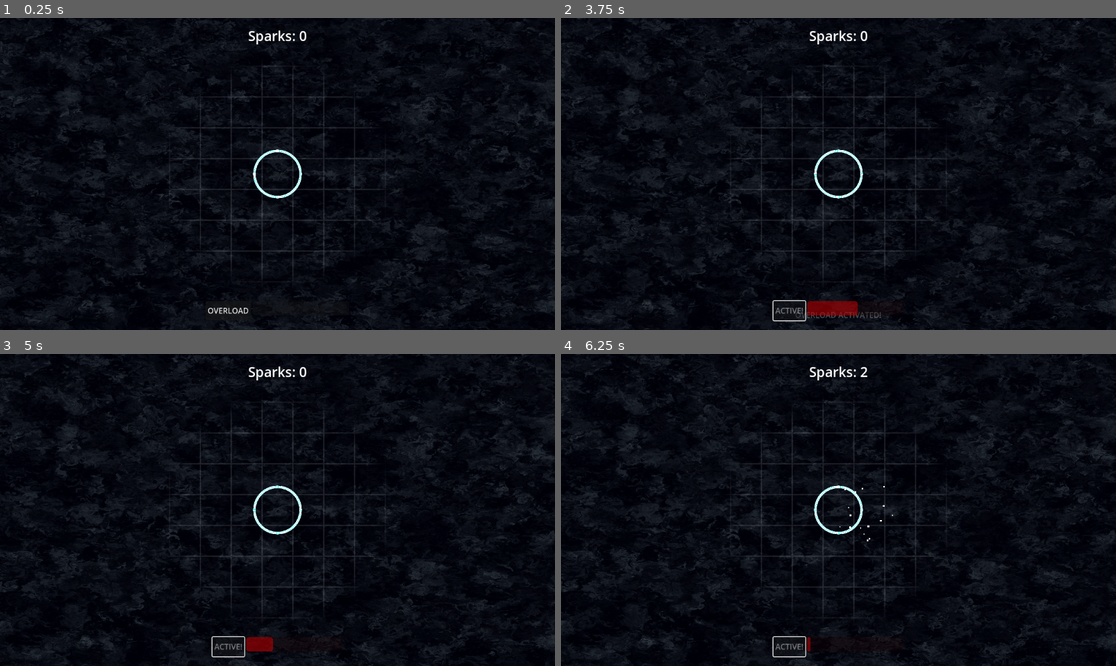
Above: before the commit, frames 1-4 (two rows, left to right).
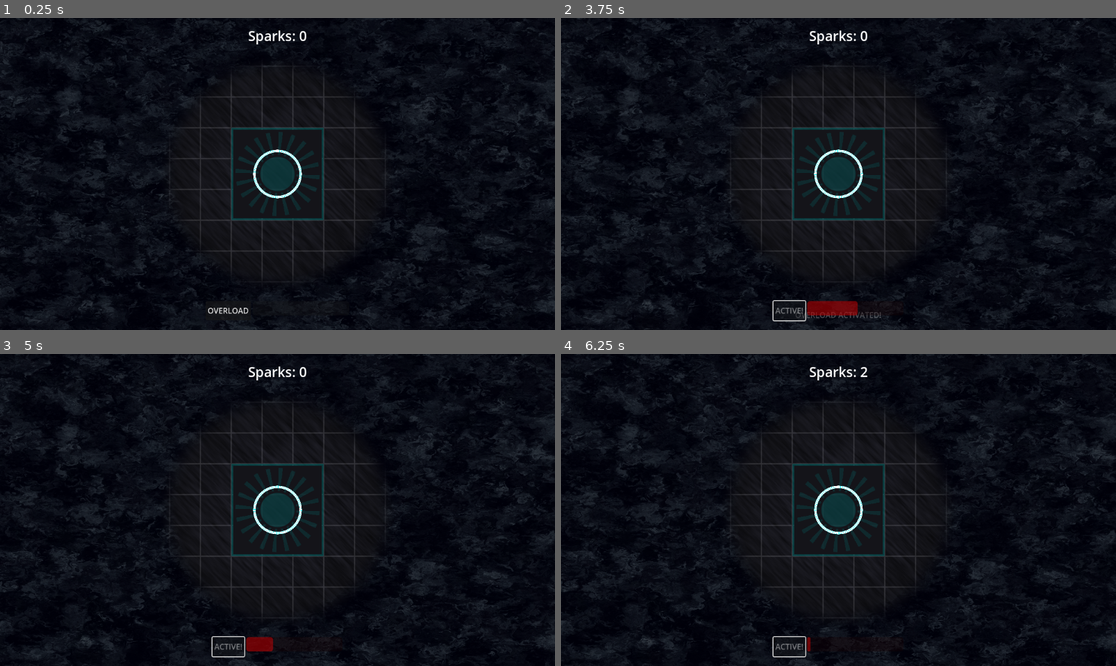
Above: after the commit, the same moments.

Repository: VexingVoxel/prismatica
Game: Godot game, scene res://game/scenes/main.tscn
Two runs of this game, one before a commit and one after it. Both use one fixed random seed, a clock stepped at 60 frames per second and the inputs below.
Inputs (mouse positions are in pixels of both pictures, inside the frame that each line leads up to):
- Up to frame 1 (0.25 s): no input
- Up to frame 2 (3.75 s): tap Enter at 0.5 s; move the mouse to (960, 158) at 0.52 s; click (960, 158) at 0.67 s; click "OVERLOAD" at 1.25 s; move the mouse to (727, 189) at 2.02 s; click (727, 189) at 2.17 s; move the mouse to (894, 105) at 2.77 s; click (894, 105) at 2.92 s; move the mouse to (810, 236) at 3.52 s; click (810, 236) at 3.67 s
- Up to frame 3 (5 s): move the mouse to (444, 556) at 4.27 s; click (444, 556) at 4.42 s
- Up to frame 4 (6.25 s): move the mouse to (672, 463) at 5.02 s; click (672, 463) at 5.17 s; move the mouse to (866, 510) at 5.77 s; click (866, 510) at 5.92 s

The runs differ from the first frame. In frame 1, 1.7% of the frame differs, in the area x 32-67%, y 21-80%; in frame 2, 1.7%; in frame 3, 1.7%; in frame 4, 1.7%, in the area x 31-67%, y 21-80%.

Commit message:
feat(visuals): Implement 'Reality Stabilization' visual system
Transforms the environment into a buildable 'Reality' vs unbuildable 'Void'.

Key Changes:
- **Floor Reveal:** Implemented 'floor_reveal.gdshader' which renders a textured Dark Carbon floor. It uses a deterministic shader array to mask visibility based on distance to structures (Fog of War).
- **Grid Lines:** Updated 'grid_lines.gdshader' to use the same masking logic, creating glowing grout lines embedded in the floor.
- **Core Base:** Added a 'reactor_floor.gdshader' generating a procedural vent/plate pattern under the Core, anchoring it visually.
- **Lighting:** Replaced the unreliable 2D Lighting Engine approach with a robust Shader Uniform Array ('light_sources') managed by 'GridView'. This ensures 100% reliable reveal of the floor/grid around new structures.
- **Polish:** Tuned fog colors, floor texture contrast, and enabled Bloom/HDR in WorldEnvironment for neon aesthetics.
- **Cleanup:** Removed obsolete 'PointLight2D' and 'CanvasModulate' logic.

Diff:
--- /dev/null
+++ b/godot/assets/shaders/floor_reveal.gdshader
@@ -0,0 +1,80 @@
+shader_type canvas_item;
+
+uniform vec4 floor_color : source_color = vec4(0.15, 0.15, 0.18, 1.0);
+uniform float grid_size = 64.0;
+
+// Lighting
+const int MAX_LIGHTS = 64;
+uniform vec2 light_sources[MAX_LIGHTS];
+uniform int light_count = 0;
+uniform float light_radius = 250.0;
+uniform float light_falloff = 50.0;
+
+// Simple Hash
+float hash(vec2 p) {
+    p = fract(p * vec2(123.34, 456.21));
+    p += dot(p, p + 45.32);
+    return fract(p.x * p.y);
+}
+
+// 2D Noise
+float noise(vec2 p) {
+    vec2 i = floor(p);
+    vec2 f = fract(p);
+    f = f * f * (3.0 - 2.0 * f);
+    float res = mix(mix(hash(i + vec2(0, 0)), hash(i + vec2(1, 0)), f.x),
+                    mix(hash(i + vec2(0, 1)), hash(i + vec2(1, 1)), f.x), f.y);
+    return res;
+}
+
+// FBM
+float fbm(vec2 p) {
+    float v = 0.0;
+    float a = 0.5;
+    for (int i = 0; i < 3; i++) {
+        v += a * noise(p);
+        p *= 2.0;
+        a *= 0.5;
+    }
+    return v;
+}
+
+void fragment() {
+    // Manual World Pos calculation for ColorRect spanning -50000 to 50000
+    // UV is 0..1
+    vec2 world_pos = (UV * 100000.0) - 50000.0;
+
+    // 1. Calculate Light Mask
+    float light_mask = 0.0;
+    float max_intensity = 0.0;
+
+    for (int i = 0; i < MAX_LIGHTS; i++) {
+        if (i >= light_count) break;
+        float d = distance(world_pos, light_sources[i]);
+        float l = 1.0 - smoothstep(light_radius - light_falloff, light_radius, d);
+        light_mask += l;
+        // Track intensity for 'hot spots' (center of lights)
+        float intensity = 1.0 - smoothstep(0.0, light_radius, d);
+        max_intensity = max(max_intensity, intensity);
+    }
+    light_mask = clamp(light_mask, 0.0, 1.0);
+
+    // 2. Generate Texture (High Contrast Brushed Carbon)
+    vec2 uv = world_pos * 0.02; // Larger noise pattern
+    vec2 brushed_uv = vec2(uv.x + uv.y, uv.x - uv.y) * vec2(1.0, 8.0);
+    float texture_val = fbm(brushed_uv);
+
+    // 3. Base Material
+    // High contrast mix: Dark Pits vs Shinier Ridges
+    vec4 base = mix(floor_color * 0.5, floor_color * 1.8, texture_val);
+
+    // 4. Lighting Simulation
+    // Brighter lighting curve
+    vec4 lit_color = base * (0.8 + 0.4 * max_intensity);
+
+    // 5. Reveal
+    // Force solid alpha where mask is 1.0
+    lit_color.a = light_mask;
+
+    COLOR = lit_color;
+}
--- a/godot/assets/shaders/grid_lines.gdshader
+++ b/godot/assets/shaders/grid_lines.gdshader
@@ -6,7 +6,7 @@
 uniform float line_thickness = 1.0;
 
 // Lighting
-const int MAX_LIGHTS = 128;
+const int MAX_LIGHTS = 64;
 uniform vec2 light_sources[MAX_LIGHTS];
 uniform int light_count = 0;
 uniform float light_radius = 250.0;
--- /dev/null
+++ b/godot/assets/shaders/reactor_floor.gdshader
@@ -0,0 +1,39 @@
+shader_type canvas_item;
+
+uniform vec4 base_color : source_color = vec4(0.08, 0.08, 0.1, 1.0);
+uniform vec4 highlight_color : source_color = vec4(0.0, 0.4, 0.4, 0.5); // Dim Cyan
+
+void fragment() {
+    vec2 uv = UV;
+    vec2 center = vec2(0.5);
+    float dist = distance(uv, center);
+
+    // 1. Radial Vents
+    // atan gives angle. sin(angle * frequency) gives stripes.
+    float angle = atan(uv.y - 0.5, uv.x - 0.5);
+    float vents = step(0.5, sin(angle * 20.0)); // 20 spokes
+
+    // Restrict vents to a ring
+    float ring_mask = smoothstep(0.2, 0.21, dist) * (1.0 - smoothstep(0.45, 0.46, dist));
+
+    // 2. Central Plate
+    float plate_mask = 1.0 - smoothstep(0.18, 0.19, dist);
+
+    // 3. Outer Hex/Circuit Border
+    // Simple box border for now
+    float border_mask = step(0.48, max(abs(uv.x - 0.5), abs(uv.y - 0.5)));
+
+    // Combine
+    vec4 color = base_color;
+
+    // Add Vents
+    color = mix(color, highlight_color, vents * ring_mask * 0.3);
+
+    // Add Plate Glow
+    color = mix(color, highlight_color, plate_mask * 0.5);
+
+    // Add Border
+    color = mix(color, highlight_color, border_mask);
+
+    COLOR = color;
+}
--- a/godot/game/scenes/main.tscn
+++ b/godot/game/scenes/main.tscn
@@ -4,8 +4,9 @@
 [ext_resource type="PackedScene" uid="uid://d3m4n5p6q7r8" path="res://game/scenes/hud.tscn" id="2_hud"]
 [ext_resource type="Script" uid="uid://bp6kfotjn5ygi" path="res://game/scripts/views/grid_view.gd" id="3_grid_view"]
 [ext_resource type="Script" uid="uid://kwh4mli3cutu" path="res://game/scripts/vfx/camera_shake.gd" id="4_camera_shake"]
-[ext_resource type="Shader" path="res://assets/shaders/plasma_fog.gdshader" id="5_plasma"]
-[ext_resource type="Shader" path="res://assets/shaders/grid_lines.gdshader" id="6_grid_lines"]
+[ext_resource type="Shader" uid="uid://cilao36orpacg" path="res://assets/shaders/plasma_fog.gdshader" id="5_plasma"]
+[ext_resource type="Shader" uid="uid://dfibrrg77xqd0" path="res://assets/shaders/grid_lines.gdshader" id="6_grid_lines"]
+[ext_resource type="Shader" uid="uid://buq1rlr3mcr1s" path="res://assets/shaders/floor_reveal.gdshader" id="7_floor_reveal"]
 
 [sub_resource type="Environment" id="Environment_glow"]
 background_mode = 3
@@ -14,11 +15,9 @@
 glow_levels/2 = 1.0
 glow_levels/3 = 0.6
 glow_levels/5 = 0.4
-glow_intensity = 0.5
-glow_strength = 0.95
 glow_bloom = 0.5
 glow_blend_mode = 1
-glow_hdr_threshold = 0.5
+glow_hdr_threshold = 0.8
 glow_hdr_scale = 1.5
 
 [sub_resource type="ShaderMaterial" id="ShaderMaterial_plasma"]
@@ -28,22 +27,24 @@
 shader_parameter/speed = 0.25
 shader_parameter/tile_factor = 50.0
 
+[sub_resource type="ShaderMaterial" id="ShaderMaterial_floor"]
+shader = ExtResource("7_floor_reveal")
+shader_parameter/floor_color = Color(0.08, 0.08, 0.1, 1)
+shader_parameter/grid_size = 64.0
+shader_parameter/light_sources = PackedVector2Array(0, 0, 0, 0, 0, 0, 0, 0, 0, 0, 0, 0, 0, 0, 0, 0, 0, 0, 0, 0, 0, 0, 0, 0, 0, 0, 0, 0, 0, 0, 0, 0, 0, 0, 0, 0, 0, 0, 0, 0, 0, 0, 0, 0, 0, 0, 0, 0, 0, 0, 0, 0, 0, 0, 0, 0, 0, 0, 0, 0, 0, 0, 0, 0, 0, 0, 0, 0, 0, 0, 0, 0, 0, 0, 0, 0, 0, 0, 0, 0, 0, 0, 0, 0, 0, 0, 0, 0, 0, 0, 0, 0, 0, 0, 0, 0, 0, 0, 0, 0, 0, 0, 0, 0, 0, 0, 0, 0, 0, 0, 0, 0, 0, 0, 0, 0, 0, 0, 0, 0, 0, 0, 0, 0, 0, 0, 0, 0)
+shader_parameter/light_count = 0
+shader_parameter/light_radius = 250.0
+shader_parameter/light_falloff = 50.0
+
 [sub_resource type="ShaderMaterial" id="ShaderMaterial_grid"]
 shader = ExtResource("6_grid_lines")
 shader_parameter/line_color = Color(0.4, 0.4, 0.4, 0.3)
 shader_parameter/grid_size = 64.0
 shader_parameter/line_thickness = 1.0
-
-[sub_resource type="Gradient" id="Gradient_light"]
-colors = PackedColorArray(1, 1, 1, 1, 0, 0, 0, 1)
-
-[sub_resource type="GradientTexture2D" id="GradientTexture2D_light"]
-gradient = SubResource("Gradient_light")
-width = 512
-height = 512
-fill = 1
-fill_from = Vector2(0.5, 0.5)
-fill_to = Vector2(0.5, 0.0)
+shader_parameter/light_sources = PackedVector2Array(0, 0, 0, 0, 0, 0, 0, 0, 0, 0, 0, 0, 0, 0, 0, 0, 0, 0, 0, 0, 0, 0, 0, 0, 0, 0, 0, 0, 0, 0, 0, 0, 0, 0, 0, 0, 0, 0, 0, 0, 0, 0, 0, 0, 0, 0, 0, 0, 0, 0, 0, 0, 0, 0, 0, 0, 0, 0, 0, 0, 0, 0, 0, 0, 0, 0, 0, 0, 0, 0, 0, 0, 0, 0, 0, 0, 0, 0, 0, 0, 0, 0, 0, 0, 0, 0, 0, 0, 0, 0, 0, 0, 0, 0, 0, 0, 0, 0, 0, 0, 0, 0, 0, 0, 0, 0, 0, 0, 0, 0, 0, 0, 0, 0, 0, 0, 0, 0, 0, 0, 0, 0, 0, 0, 0, 0, 0, 0)
+shader_parameter/light_count = 0
+shader_parameter/light_radius = 250.0
+shader_parameter/light_falloff = 50.0
 
 [node name="Main" type="Node2D"]
 script = ExtResource("1_controller")
@@ -81,6 +82,15 @@
 layer = 0
 follow_viewport_enabled = true
 
+[node name="FloorRect" type="ColorRect" parent="GridCanvas"]
+material = SubResource("ShaderMaterial_floor")
+offset_left = -50000.0
+offset_top = -50000.0
+offset_right = 50000.0
+offset_bottom = 50000.0
+mouse_filter = 2
+color = Color(0, 0, 0, 0)
+
 [node name="GridLines" type="ColorRect" parent="GridCanvas"]
 light_mask = 2
 material = SubResource("ShaderMaterial_grid")
@@ -91,7 +101,6 @@
 mouse_filter = 2
 
 [node name="GameplayCanvas" type="CanvasLayer" parent="."]
-layer = 1
 follow_viewport_enabled = true
 
 [node name="GridView" type="Node2D" parent="GameplayCanvas"]
--- a/godot/game/scripts/views/grid_view.gd
+++ b/godot/game/scripts/views/grid_view.gd
@@ -28,6 +28,7 @@
 var _visuals: Dictionary = {} # { Vector2i: Node2D }
 var _light_positions: Array[Vector2] = []
 @onready var grid_lines: ColorRect = get_node_or_null("/root/Main/GridCanvas/GridLines")
+@onready var floor_rect: ColorRect = get_node_or_null("/root/Main/GridCanvas/FloorRect")
 
 func _ready() -> void:
 	# Initialize Lighting with Core Position
@@ -46,19 +47,19 @@
 	# GameplayEventBus.resource_changed.connect(...) for updating visual level if needed
 
 func _add_light_source(pos: Vector2) -> void:
-	if not grid_lines:
-		print("Error: GridLines node not found")
-		return
-	if not grid_lines.material: return
-
 	_light_positions.append(pos)
-	print("Adding Light Source at: ", pos, " Total: ", _light_positions.size())
-
-	# Update Shader
-	var mat: ShaderMaterial = grid_lines.material
-	mat.set_shader_parameter("light_count", _light_positions.size())
-	# Convert to PackedVector2Array for reliable shader transfer
-	mat.set_shader_parameter("light_sources", PackedVector2Array(_light_positions))
+
+	# Update Grid Lines Shader
+	if grid_lines and grid_lines.material:
+		var mat: ShaderMaterial = grid_lines.material
+		mat.set_shader_parameter("light_count", _light_positions.size())
+		mat.set_shader_parameter("light_sources", PackedVector2Array(_light_positions))
+
+	# Update Floor Shader
+	if floor_rect and floor_rect.material:
+		var mat: ShaderMaterial = floor_rect.material
+		mat.set_shader_parameter("light_count", _light_positions.size())
+		mat.set_shader_parameter("light_sources", PackedVector2Array(_light_positions))
 
 # ------------------------------------------------------------------------------
 # Event Handlers
@@ -129,6 +130,19 @@
 	# Draw the Core Circle
 	core_visual.z_index = 10 # Draw on top
 
+	# 1. Reactor Floor (Background)
+	var floor_rect = ColorRect.new()
+	floor_rect.size = Vector2(192, 192)
+	floor_rect.position = Vector2(-96, -96)
+	floor_rect.mouse_filter = Control.MOUSE_FILTER_IGNORE
+
+	var floor_mat = ShaderMaterial.new()
+	floor_mat.shader = preload("res://assets/shaders/reactor_floor.gdshader")
+	floor_rect.material = floor_mat
+
+	core_visual.add_child(floor_rect)
+
+	# 2. Core Geometry
 	var poly: Polygon2D = Polygon2D.new()
 	var points: PackedVector2Array = PackedVector2Array()
 	var segments: int = 32
